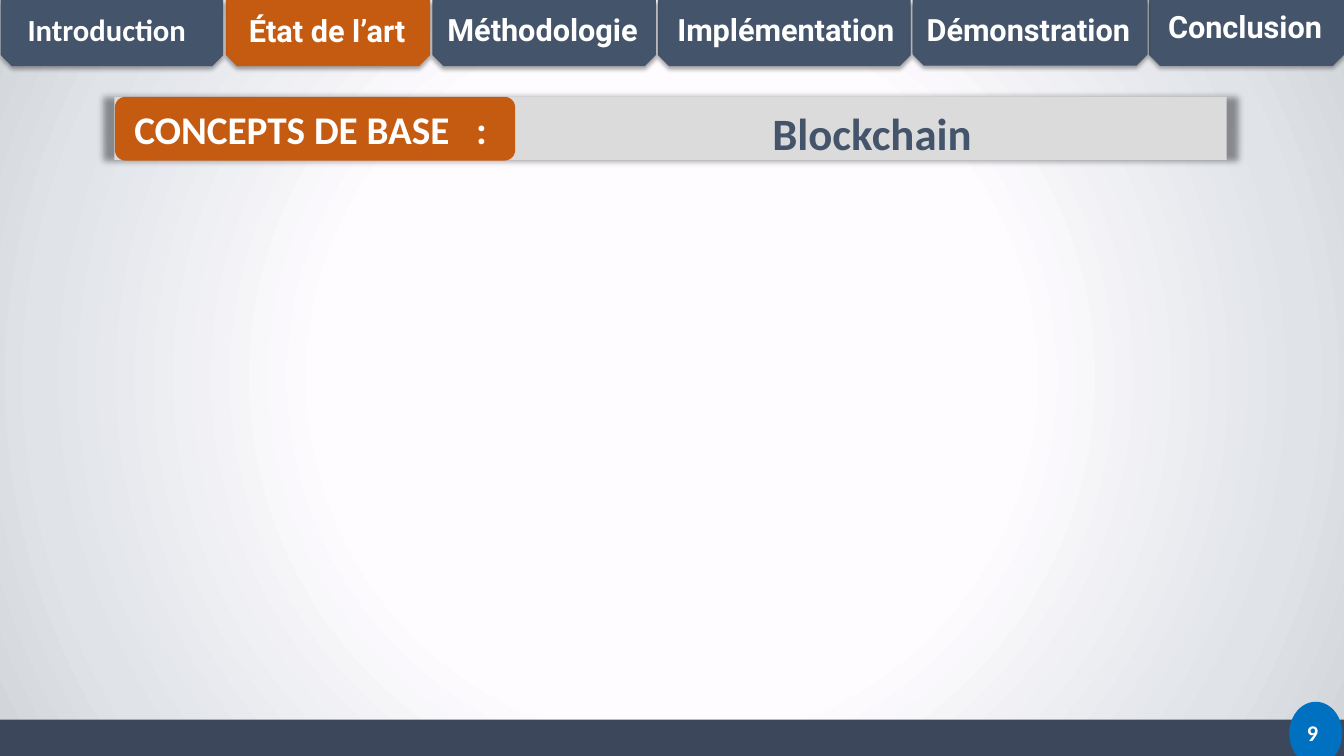
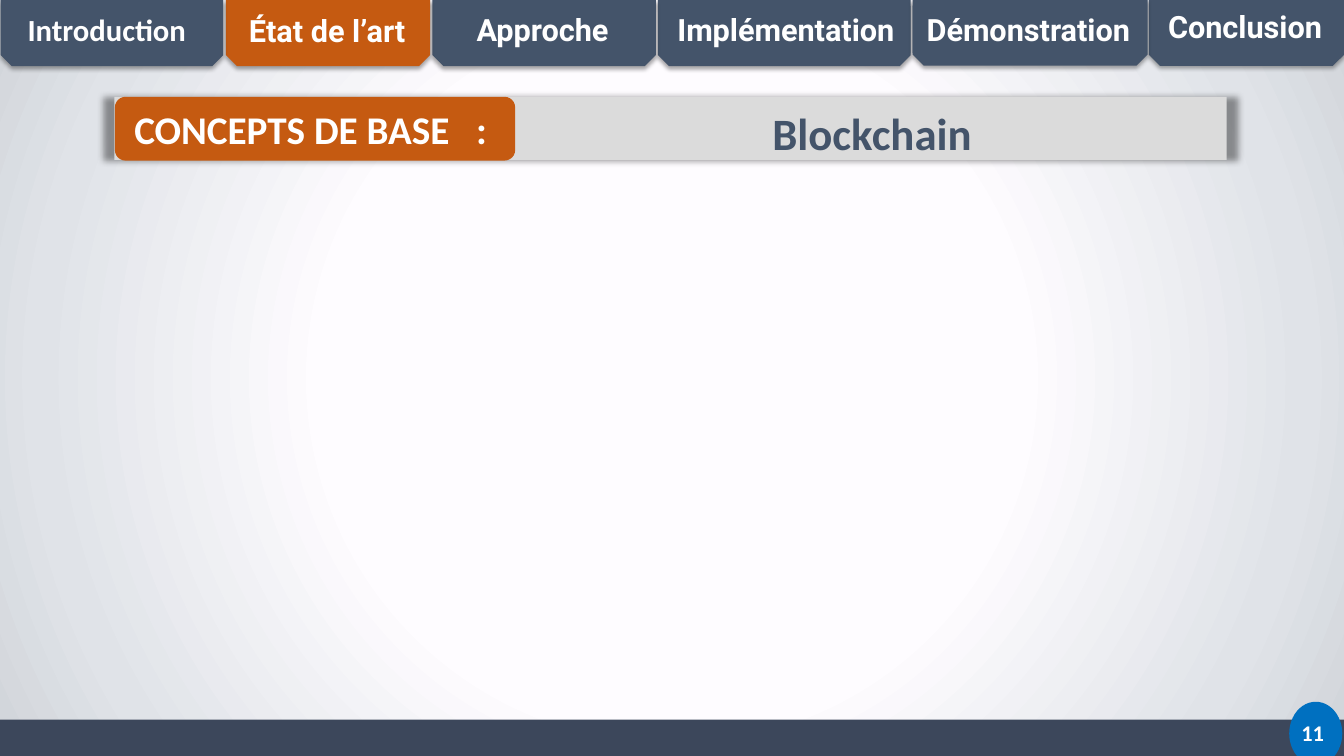
Before and after one commit to canisiushien/memoire-isie, a slide deck: slide 11 of PRESENTATION_M2_CANISIUS.pptx. Drawn at 1344x756 pixels with LibreOffice and Linux fonts; fonts in the diff are those of the drawing; background and template pictures are left out. Boxes give left, top, right and bottom in pixels: in the first picture for what was removed or moved away, otherwise in the second. Text is boxed around its words. In the diff, an @@ line names an element or a change of style, - is before the commit and + after.

```diff
--- a/PRESENTATION_M2_CANISIUS.pptx
+++ b/PRESENTATION_M2_CANISIUS.pptx
@@ text at box(477, 18, 609, 48): text changed @@
-Méthodologie
+Approche
@@ text at box(1301, 726, 1324, 741): text changed @@
-9
+11
```
Also in this commit, not shown: 25 other slides changed, 5 other files.
